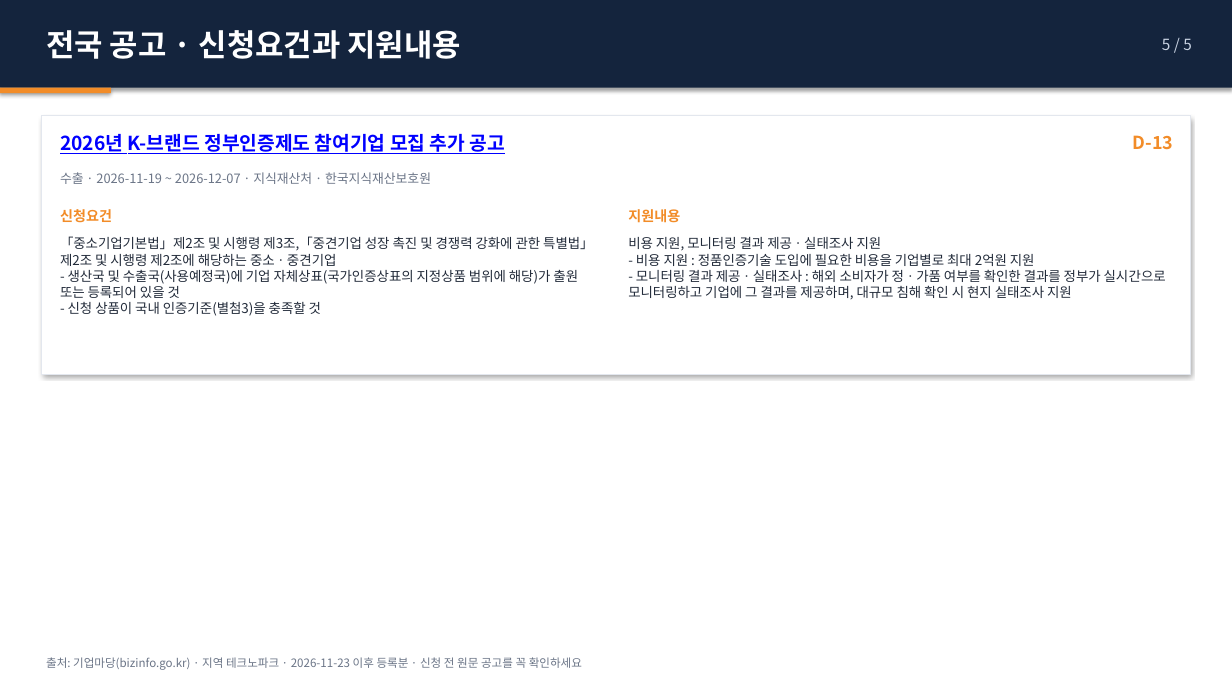
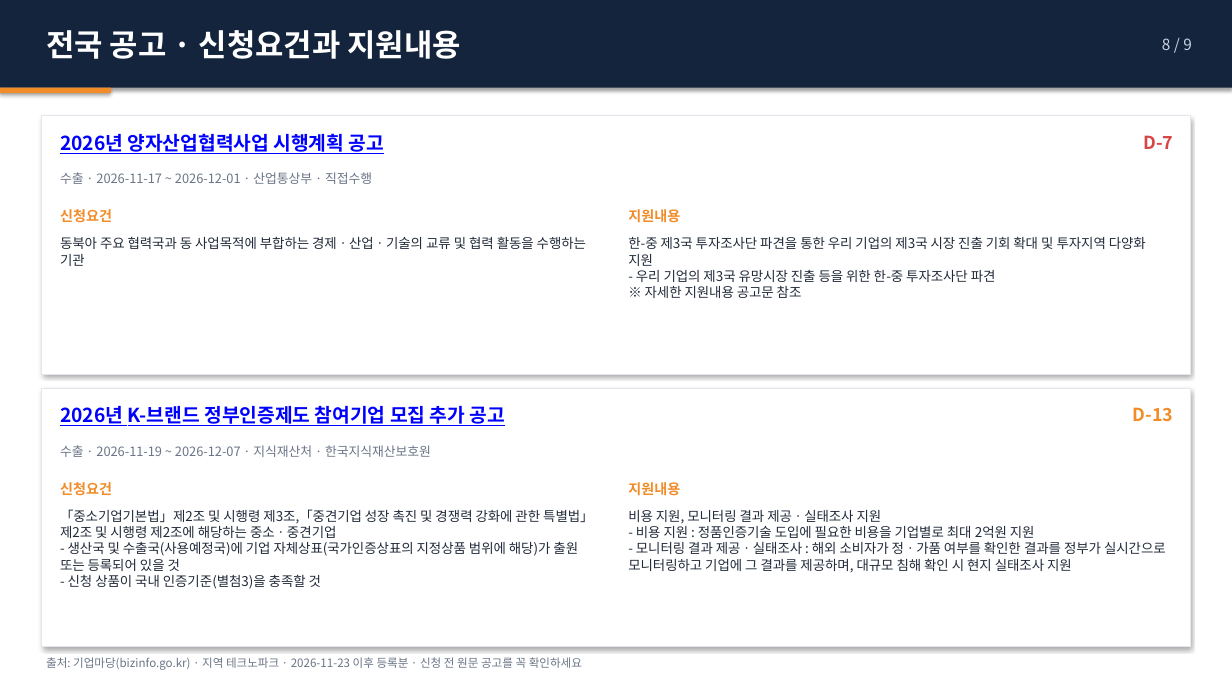
Before and after one commit to juddmank/helprnd.com, a slide deck: slide 23 of site/briefings/2026-11-24_지원사업공고.pptx (slide 12 before the commit). Drawn at 1232x693 pixels with LibreOffice and Linux fonts; fonts in the diff are those of the drawing. Boxes give left, top, right and bottom in pixels: in the first picture for what was removed or moved away, otherwise in the second. Text is boxed around its words. In the diff, an @@ line names an element or a change of style, - is before the commit and + after.

Commit message:
공고 업데이트 2026-11-24

```diff
--- a/site/briefings/2026-11-24_지원사업공고.pptx
+++ b/site/briefings/2026-11-24_지원사업공고.pptx
@@ text at (1162, 38, 1192, 50): text changed @@
-5 / 5
+8 / 9
@@ text at (60, 133, 384, 154): text changed @@
-2026년 K-브랜드 정부인증제도 참여기업 모집 추가 공고
+2026년 양자산업협력사업 시행계획 공고
@@ text at (1143, 135, 1173, 149): text changed; text colour #F28C28 to #D64545 @@
-D-13
+D-7
@@ text at (60, 172, 372, 184): text changed @@
-수출 · 2026-11-19 ~ 2026-12-07 · 지식재산처 · 한국지식재산보호원
+수출 · 2026-11-17 ~ 2026-12-01 · 산업통상부 · 직접수행
@@ text at (60, 236, 586, 266): text changed @@
-「중소기업기본법」제2조 및 시행령 제3조,「중견기업 성장 촉진 및 경쟁력 강화에 관한 특별법」제2조 및 시행령 제2조에 해당하는 중소ㆍ중견기업
-- 생산국 및 수출국(사용예정국)에 기업 자체상표(국가인증상표의 지정상품 범위에 해당)가 출원 또는 등록되어 있을 것
-- 신청 상품이 국내 인증기준(별첨3)을 충족할 것
+동북아 주요 협력국과 동 사업목적에 부합하는 경제ㆍ산업ㆍ기술의 교류 및 협력 활동을 수행하는 기관
@@ text at (628, 236, 1146, 298): text changed @@
-비용 지원, 모니터링 결과 제공ㆍ실태조사 지원
-- 비용 지원 : 정품인증기술 도입에 필요한 비용을 기업별로 최대 2억원 지원
-- 모니터링 결과 제공ㆍ실태조사 : 해외 소비자가 정ㆍ가품 여부를 확인한 결과를 정부가 실시간으로 모니터링하고 기업에 그 결과를 제공하며, 대규모 침해 확인 시 현지 실태조사 지원
+한-중 제3국 투자조사단 파견을 통한 우리 기업의 제3국 시장 진출 기회 확대 및 투자지역 다양화 지원
+- 우리 기업의 제3국 유망시장 진출 등을 위한 한-중 투자조사단 파견
+※ 자세한 지원내용 공고문 참조
@@ rectangle added at (42, 388, 1190, 647), fill #FFFFFF, outline #E3E7EE 0.75 pt @@
@@ text added at (60, 406, 505, 426), 15 pt, text #0000FF, bold, underline @@
+2026년 K-브랜드 정부인증제도 참여기업 모집 추가 공고
@@ text added at (1133, 407, 1174, 422), 14 pt, text #F28C28, bold @@
+D-13
@@ text added at (60, 445, 431, 457), 10 pt, text #6B7587 @@
+수출 · 2026-11-19 ~ 2026-12-07 · 지식재산처 · 한국지식재산보호원
@@ text added at (60, 482, 112, 496), 11 pt, text #F28C28, bold @@
+신청요건
@@ text added at (60, 509, 593, 589), 10.5 pt, text #222B3A @@
+「중소기업기본법」제2조 및 시행령 제3조,「중견기업 성장 촉진 및 경쟁력 강화에 관한 특별법」제2조 및 시행령 제2조에 해당하는 중소ㆍ중견기업
+- 생산국 및 수출국(사용예정국)에 기업 자체상표(국가인증상표의 지정상품 범위에 해당)가 출원 또는 등록되어 있을 것
+- 신청 상품이 국내 인증기준(별첨3)을 충족할 것
@@ text added at (628, 482, 680, 496), 11 pt, text #F28C28, bold @@
+지원내용
@@ text added at (628, 510, 1166, 572), 10.5 pt, text #222B3A @@
+비용 지원, 모니터링 결과 제공ㆍ실태조사 지원
+- 비용 지원 : 정품인증기술 도입에 필요한 비용을 기업별로 최대 2억원 지원
+- 모니터링 결과 제공ㆍ실태조사 : 해외 소비자가 정ㆍ가품 여부를 확인한 결과를 정부가 실시간으로 모니터링하고 기업에 그 결과를 제공하며, 대규모 침해 확인 시 현지 실태조사 지원
```
Also in this commit, not shown: 11 other slides changed, 13 slides added, 3 other files.
